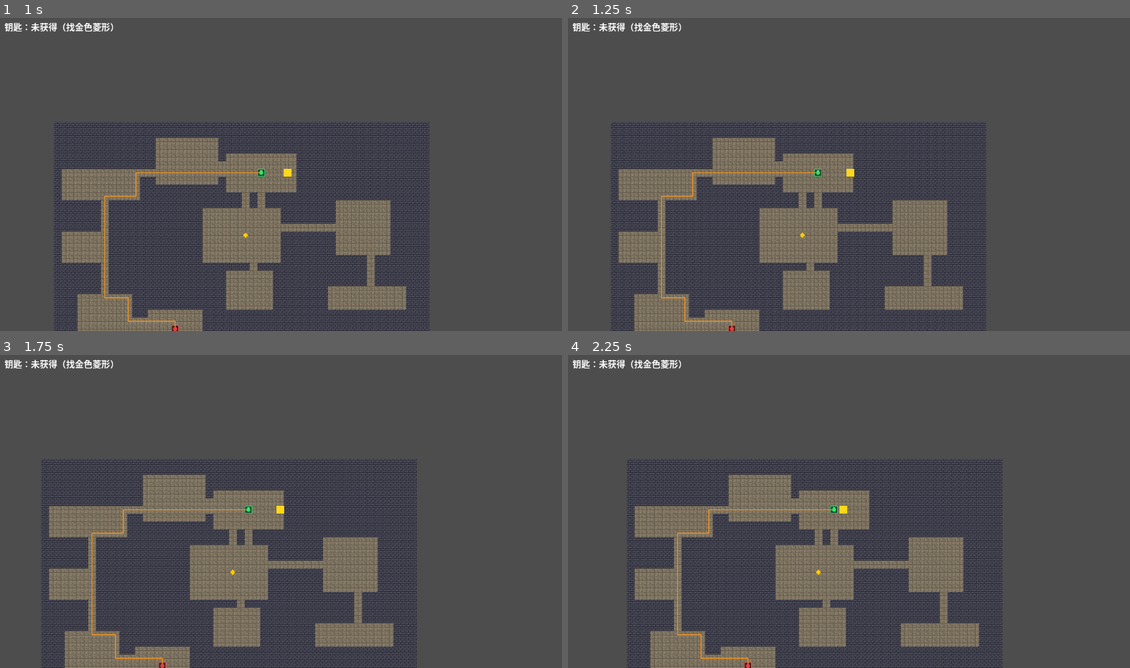
Above: before the commit, frames 1-4 (two rows, left to right).
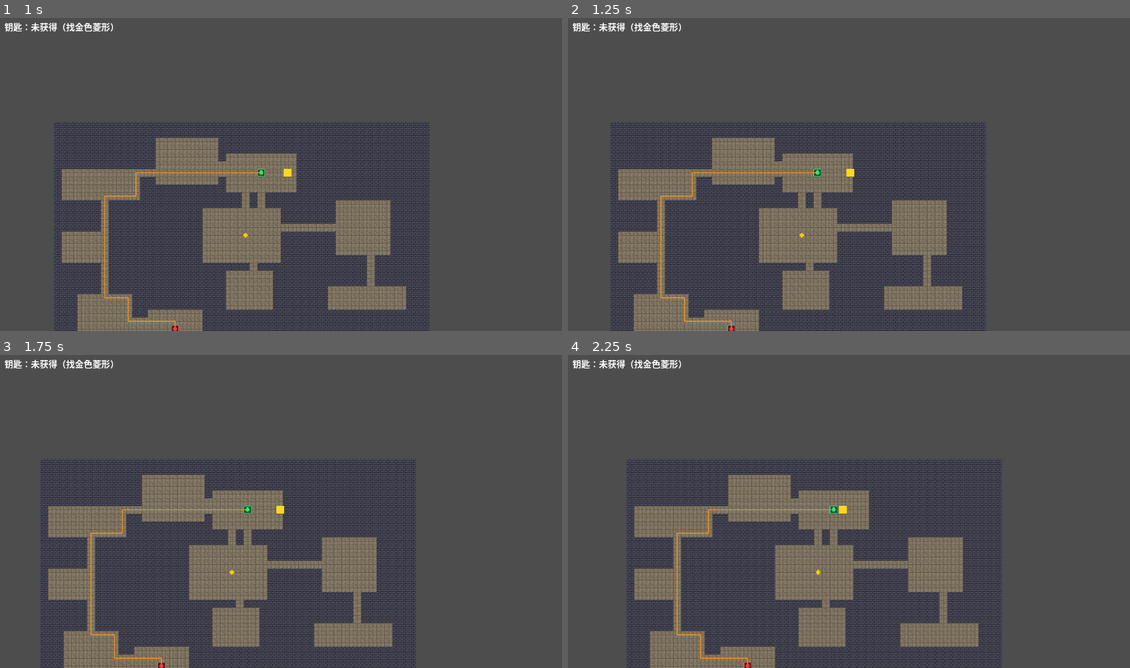
Above: after the commit, the same moments.

Repository: longray/godot_learn
Game: Godot game, scene res://lessons/lesson03_playable/lesson03.tscn
Same seed, same stepped clock (60 frames per second), same inputs: the game is played once before the commit and once after it.
Inputs (mouse positions are in pixels of both pictures, inside the frame that each line leads up to):
- Up to frame 1 (1 s): tap Enter at 0.5 s; move the mouse to (404, 155) at 0.52 s; hold D (move_right) from 0.53 s (still down); tap R at 0.6 s; click (404, 155) at 0.67 s
- Up to frame 2 (1.25 s): keep holding D (move_right)
- Up to frame 3 (1.75 s): release D (move_right) at 1.25 s; drag from (168, 524) to (162, 664) at 1.27 s
- Up to frame 4 (2.25 s): tap Space at 2 s; move the mouse to (905, 439) at 2.02 s; hold D (move_right) from 2.03 s (still down); tap R at 2.1 s

Frame 1 is identical in both runs. In frame 2, 2.6% of the frame differs, in the area x 7-74%, y 33-100%; in frame 3, 3.4%, in the area x 7-75%, y 33-100%; in frame 4, 0.9%.

Commit message:
feat: 作业5——物理碰撞模式开关 + TileSet 碰撞坐标修复
- player.gd 新增 use_physics_collision 开关：true=物理碰撞（move_and_slide），
  false=数据驱动采样（第 3 课主体方案），运行时可切换对比手感
- dungeon_tiles.tres 修复碰撞多边形坐标：Godot 4 TileSet 碰撞坐标相对于
  tile 中心而非左上角，16x16 tile 应为 (-8,-8,8,-8,8,8,-8,8)
  （原 (0,0,16,0,16,16,0,16) 导致碰撞体右下偏移半格：右下穿墙、左上卡死）
- 详见 doc/notes/tileset_collision_coordinates.md

Diff:
--- a/2d_rpg_dungeon/assets/tiles/dungeon_tiles.tres
+++ b/2d_rpg_dungeon/assets/tiles/dungeon_tiles.tres
@@ -7,9 +7,11 @@
 texture_region_size = Vector2i(16, 16)
 0:0/0 = 0
 1:0/0 = 0
+1:0/0/physics_layer_0/polygon_0/points = PackedVector2Array(-8, -8, 8, -8, 8, 8, -8, 8)
 2:0/0 = 0
 3:0/0 = 0
 
 [resource]
 tile_size = Vector2i(16, 16)
+physics_layer_0/collision_layer = 1
 sources/0 = SubResource("TileSetAtlasSource_tiles")
--- a/2d_rpg_dungeon/lessons/lesson03_playable/player.gd
+++ b/2d_rpg_dungeon/lessons/lesson03_playable/player.gd
@@ -7,8 +7,14 @@
 
 @export var speed: float = 140.0
 
+# 作业 5：移动阻挡方式开关（运行时对比手感用）
+# true  = 真实物理碰撞：穿墙由 TileSet 物理层的碰撞体阻止（move_and_slide 解算）
+# false = 数据驱动查询：is_world_position_walkable 采样判断（第 3 课主体方案）
+@export var use_physics_collision: bool = true
+
 # 碰撞采样半径刻意小于视觉半径（8px）：
 # 视觉饱满 + 碰撞宽松是经典手感设计，也避免 16px 走廊里大采样半径卡死
+# （仅数据驱动模式使用；物理模式下由 CollisionShape2D 的 CircleShape r=5 参与解算）
 @export var collision_radius: float = 5.0
 
 # 由 Main 场景注入
@@ -35,6 +41,14 @@
 		return
 
 	var desired_velocity := input_vector.normalized() * speed
+
+	# 作业 5：物理碰撞模式——直接设速度，阻挡交给 TileSet 物理层 + move_and_slide
+	if use_physics_collision:
+		velocity = desired_velocity
+		move_and_slide()
+		return
+
+	# 数据驱动模式（第 3 课主体）：查询地图数据判断可走性
 	var next_position := global_position + desired_velocity * delta
 
 	# 如果目标位置可走，直接移动
